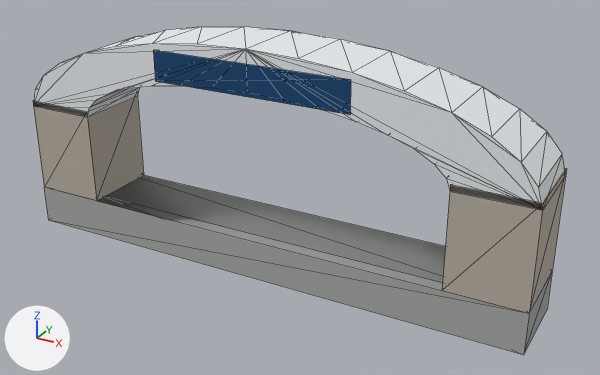
A saved change to the glTF model public/models/conference/gateway-arch.glb.
Rendered twice from a 50 mm lens placed at (28.7, -47.9, 27.5), pointed at (2.3, 0.2, 3.5). The lights are fixed; the arrows at lower left show +X, +Y and +Z. The picture after the commit comes second. Mesh edges are drawn as thin lines. Vertices at exactly the same position are counted once.

The first picture shows 'gateway-arch'.
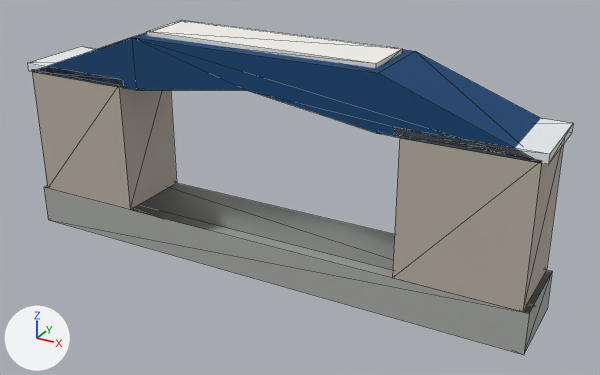
Boxes [x1, y1, x2, y2] around the edits, measured in the pictures (600 x 375 px):
'gateway-arch', reshaped
    before: [33, 27, 567, 355]
    after: [27, 20, 573, 355]
part 1 of me_gateway_arch, added
    after: [32, 70, 177, 210]
part 2 of me_gateway_arch, added
    after: [392, 136, 564, 312]
part 3 of me_gateway_arch, added
    after: [27, 47, 123, 88]
part 4 of me_gateway_arch, added
    after: [394, 118, 573, 165]
part 5 of me_gateway_arch, added
    after: [146, 20, 402, 68]
part 6 of me_gateway_arch, rebuilt (28% shorter)
    before: [34, 27, 565, 208]
    after: [34, 33, 541, 163]
part 7 of me_gateway_arch, built on
    before: [33, 97, 567, 355]
    after: [44, 183, 552, 355]

The change in detail:
Material 'canopy-white' (mat_canopy_white) is new.
Its base color is (0.913, 0.896, 0.855) (white #f5f3ee).
Its roughness is 0.85.
me_gateway_arch is used by ob_gateway_arch; location (0.0, 0.0, 0.0).
me_gateway_arch had 100 vertices, 178 faces and spanned x -20.0..20.0, y -3.0..3.0, z -3.0..14.0.
me_gateway_arch now has 62 vertices, 94 faces and spans x -20.0..20.0, y -3.0..3.0, z -3.0..14.0.
me_gateway_arch part 1: a new loose piece, a box spanning x -19.6..-11.0, y -3.0..3.0, z 0.0..10.0, in mat_stone (grey #b8afa2).
me_gateway_arch part 2: a new loose piece, a box spanning x 11.0..19.6, y -3.0..3.0, z 0.0..10.0, in mat_stone (grey #b8afa2).
me_gateway_arch part 3: a new loose piece, a box spanning x -20.0..-10.59, y -3.0..3.0, z 9.82..10.46, in mat_wall_white (white #e8ecef).
me_gateway_arch part 4: a new loose piece, a box spanning x 10.59..20.0, y -3.0..3.0, z 9.82..10.46, in mat_wall_white (white #e8ecef).
me_gateway_arch part 5: a new loose piece, a box spanning x -8.82..8.82, y -2.1..2.1, z 13.41..14.0, in mat_canopy_white (white #f5f3ee).
me_gateway_arch part 6: the loose piece of 68 vertices spanning x -20.0..20.0, y -3.0..3.0, z 7.0..14.0 is rebuilt with 14 vertices and now spans x -19.6..19.6, y -3.0..3.0, z 9.9..13.7, in mat_brand_navy (dark blue #004272).
Part 7, on me_gateway_arch:
16 vertices are removed from x -20.0..20.0, y -3.0..3.0, z 0.0..7.4.
32 faces are deleted.
8 new faces join them, mat_concrete (grey #a7a9a6).
Other edits to the shape of me_gateway_arch do not show in these pictures.
me_gateway_arch gains material mat_canopy_white (white #f5f3ee).
